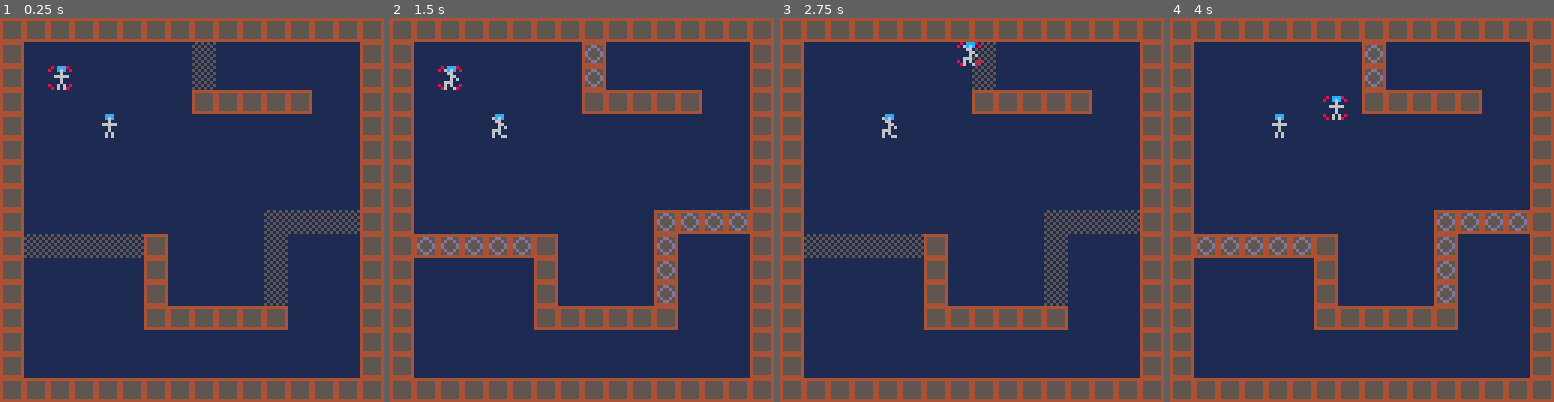
Above: before the commit, frames 1-4 (left to right).
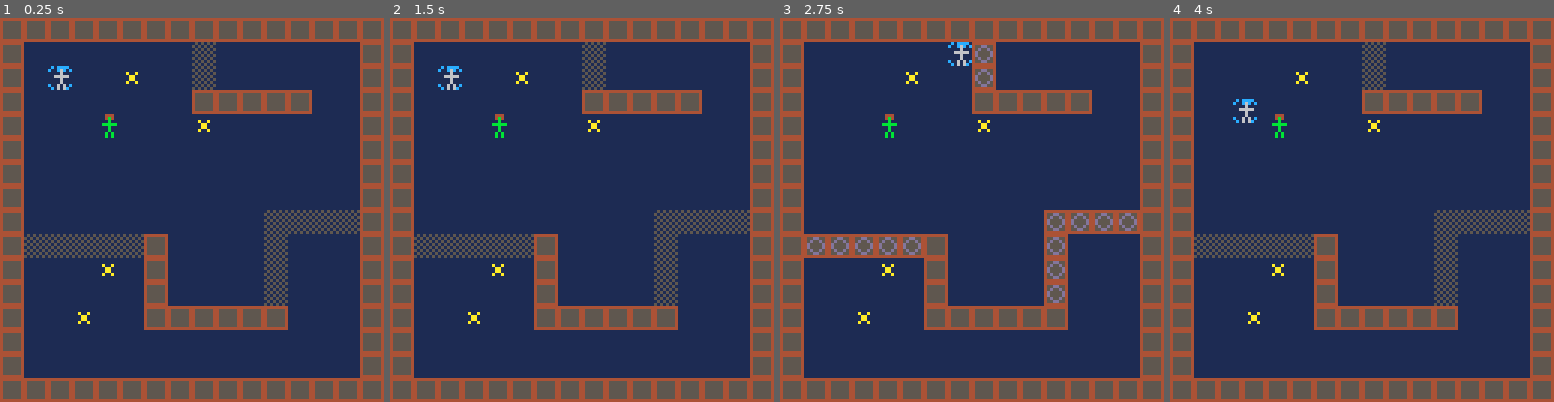
Above: after the commit, the same moments.

Repository: ErikLarsson82/pico-8
Game: PICO-8 cartridge chaser.p8
Same seed, same stepped clock (60 frames per second), same inputs: the game is played once before the commit and once after it.
Inputs:
- Up to frame 1 (0.25 s): no input
- Up to frame 2 (1.5 s): no input
- Up to frame 3 (2.75 s): hold Right 1.6-2.1 s; hold Up 2.15-2.42 s; hold Right from 2.47 s (still down)
- Up to frame 4 (4 s): release Right at 3.03 s; hold Left 3.08-3.58 s; hold Down 3.63-3.97 s

The runs differ from the first frame. In frame 1, 0.4% of the frame differs, in the area x 12-55%, y 12-80%; in frame 2, 4.9%; in frame 3, 5.0%; in frame 4, 5.1%, in the area x 6-94%, y 6-80%.

Commit message:
Timings and game balance

Diff:
--- a/chaser.p8
+++ b/chaser.p8
@@ -14,6 +14,11 @@
  add_player(0,16,16)
  add_player(1,32,32)
 
+ add_boost()
+ add_boost()
+ add_boost()
+ add_boost()
+
  han=0
  cooldown=0
 
@@ -41,7 +46,7 @@
  map(m*16)
 
  for p in all(players) do
- 	spr(16+p.f,p.x,p.y)
+ 	spr(16+(p.idx*2)+p.f,p.x,p.y)
 
 	 if han==p.idx then
 	  if cooldown==0 then
@@ -97,18 +102,30 @@
  p.bx=0
  p.by=0
  p.f=0
+ p.boost_timer=0
 
 	add(players, p)
 end
 
 function update_players()
  for p in all(players) do
-  p.f+=0.3
-  if p.f>2 then
-   p.f=0
-  end
-
-  local s=0.9
+
+  local is_han=p.idx==han
+
+  local cooldown_factor=1
+  if is_han and cooldown>0 then
+   cooldown_factor=0.1
+  end
+
+  local s=0.75
+  if p.boost_timer > 0 then
+  	s=2
+  	p.boost_timer-=1
+  end
+  if is_han then
+  	s=1
+  end
+
   local friction=0.7
 
   if btn(0,p.idx) then
@@ -127,8 +144,8 @@
   p.vx*=friction
   p.vy*=friction
 
-  local cx=p.x+p.vx
-  local cy=p.y+p.vy
+  local cx=p.x+p.vx*cooldown_factor
+  local cy=p.y+p.vy*cooldown_factor
 
   if collide(cx,p.y,0) then
   	p.vx=0
@@ -140,6 +157,35 @@
 	  p.vy=0
 	 else
  	 p.y=cy
+  end
+
+  local anim=(abs(p.vx)+abs(p.vy))/2
+  p.f+=mid(0,anim,1)
+  if p.f>=2 then
+   p.f=0
+  end
+
+
+  -- test against boosts
+  if not is_han and
+  		 collide(p.x,p.y,3) then
+  	p.boost_timer=15
+  	if fget(mget(c(p.x),c(p.y)),3) then
+  		mset(c(p.x),c(p.y),0)
+  		add_boost()
+  	end
+  	if fget(mget(c(p.x+7),c(p.y)),3) then
+  		mset(c(p.x+7),c(p.y),0)
+  		add_boost()
+  	end
+  	if fget(mget(c(p.x),c(p.y+7)),3) then
+  		mset(c(p.x),c(p.y+7),0)
+  		add_boost()
+  	end
+  	if fget(mget(c(p.x+7),c(p.y+7)),3) then
+  		mset(c(p.x+7),c(p.y+7),0)
+  		add_boost()
+  	end
   end
 
   if collide(p.x,p.y,1) and han==0 then
@@ -169,11 +215,6 @@
 
    p.x+=cos(a)*11.5
    p.y+=sin(a)*11.5
-   --print(cos(a)*14)
-   --print(sin(a)*14)
-   --print("a="..a)
-   print(mx.." "..my)
-   print(tx.." "..ty)
   end
   if p.idx==han then
    collide_han(p)
@@ -190,8 +231,9 @@
 
    if collision and not iscooling then
     sfx(0)
-    cooldown=30
+    cooldown=45
     han=p2.idx
+    p1.boost_timer=45
    end
   end
  end
@@ -202,8 +244,9 @@
 
 function tile_timer()
  t_timer+=1
-
- if t_timer==40 then
+ local t=100
+
+ if t_timer==t/2 then
   for tx=0,15 do
    for ty=0,15 do
   	 if fget(mget(tx,ty),2) then
@@ -212,7 +255,7 @@
   	end
   end
  end
- if t_timer==80 then
+ if t_timer==t then
   t_timer=0
   for tx=0,15 do
    for ty=0,15 do
@@ -223,25 +266,40 @@
   end
  end
 end
+-->8
+--boost
+
+function add_boost()
+	local x=0
+	local y=0
+	while collide(x*8,y*8,0) or
+							collide(x*8,y*8,1) or
+							collide(x*8,y*8,2) do
+	 x=rnd(15)
+	 y=rnd(15)
+	end
+	mset(x,y,10)
+end
+
 __gfx__
-00000000aaaaaaaa4444444477777777080000800c0000c000000000dddddddd0505050544444444000000000000000000000000000000000000000000000000
-00000000a00ee00a455555547002200780000008c000000c000bb000d222222d50505050455dd554000000000000000000000000000000000000000000000000
-00700700a0eeee0a4555555470222207000000000000000000333300d222222d0505050545d55d54000000000000000000000000000000000000000000000000
-00077000aeeeeeea455555547222222700000000000000000b3003b0d222222d505050504d5555d4000000000000000000000000000000000000000000000000
-00077000aeeeeeea455555547222222700000000000000000b3003b0d222222d050505054d5555d4000000000000000000000000000000000000000000000000
-00700700a0eeee0a4555555470222207000000000000000000333300d222222d5050505045d55d54000000000000000000000000000000000000000000000000
-00000000a00ee00a455555547002200780000008c000000c000bb000d222222d05050505455dd554000000000000000000000000000000000000000000000000
-00000000aaaaaaaa4444444477777777080000800c0000c000000000dddddddd5050505044444444000000000000000000000000000000000000000000000000
-000ccc00000ccc000000000000000000000000000000000000000000000000000000000000000000000000000000000000000000000000000000000000000000
-000c6c00006c6c000000000000000000000000000000000000000000000000000000000000000000000000000000000000000000000000000000000000000000
-00006000000660000000000000000000000000000000000000000000000000000000000000000000000000000000000000000000000000000000000000000000
-00666660000066000000000000000000000000000000000000000000000000000000000000000000000000000000000000000000000000000000000000000000
-00006000000060600000000000000000000000000000000000000000000000000000000000000000000000000000000000000000000000000000000000000000
-00006000006660000000000000000000000000000000000000000000000000000000000000000000000000000000000000000000000000000000000000000000
-00060600006060000000000000000000000000000000000000000000000000000000000000000000000000000000000000000000000000000000000000000000
-00060600006006600000000000000000000000000000000000000000000000000000000000000000000000000000000000000000000000000000000000000000
+00000000aaaaaaaa44444444777777770c0000c00800008000000000dddddddd0505050544444444000000000000000000000000000000000000000000000000
+00000000a00ee00a4555555470022007c000000c80000008000bb000d222222d50505050455dd554000000000000000000000000000000000000000000000000
+00700700a0eeee0a4555555470222207000000000000000000333300d222222d0505050545d55d5400a00a000000000000000000000000000000000000000000
+00077000aeeeeeea455555547222222700000000000000000b3003b0d222222d505050504d5555d4000aa0000000000000000000000000000000000000000000
+00077000aeeeeeea455555547222222700000000000000000b3003b0d222222d050505054d5555d4000aa0000000000000000000000000000000000000000000
+00700700a0eeee0a4555555470222207000000000000000000333300d222222d5050505045d55d5400a00a000000000000000000000000000000000000000000
+00000000a00ee00a4555555470022007c000000c80000008000bb000d222222d05050505455dd554000000000000000000000000000000000000000000000000
+00000000aaaaaaaa44444444777777770c0000c00800008000000000dddddddd5050505044444444000000000000000000000000000000000000000000000000
+000ccc00000ccc000004440000044400000000000000000000000000000000000000000000000000000000000000000000000000000000000000000000000000
+000c6c00006c6c000004b40000b4b400000000000000000000000000000000000000000000000000000000000000000000000000000000000000000000000000
+00006000000660000000b000000bb000000000000000000000000000000000000000000000000000000000000000000000000000000000000000000000000000
+006666600000660000bbbbb00000bb00000000000000000000000000000000000000000000000000000000000000000000000000000000000000000000000000
+00006000000060600000b0000000b0b0000000000000000000000000000000000000000000000000000000000000000000000000000000000000000000000000
+00006000006660000000b00000bbb000000000000000000000000000000000000000000000000000000000000000000000000000000000000000000000000000
+0006060000606000000b0b0000b0b000000000000000000000000000000000000000000000000000000000000000000000000000000000000000000000000000
+0006060000600660000b0b0000b00bb0000000000000000000000000000000000000000000000000000000000000000000000000000000000000000000000000
 __gff__
-0000010000000201040500000000000000000000000000000000000000000000000000000000000000000000000000000000000000000000000000000000000000000000000000000000000000000000000000000000000000000000000000000000000000000000000000000000000000000000000000000000000000000000
+0000010000000201040508000000000000000000000000000000000000000000000000000000000000000000000000000000000000000000000000000000000000000000000000000000000000000000000000000000000000000000000000000000000000000000000000000000000000000000000000000000000000000000
 0000000000000000000000000000000000000000000000000000000000000000000000000000000000000000000000000000000000000000000000000000000000000000000000000000000000000000000000000000000000000000000000000000000000000000000000000000000000000000000000000000000000000000
 __map__
 0202020202020202020202020202020202020202020202020202020202020202070707070707070707070707070707070000000000000000000000000000000000000000000000000000000000000000000000000000000000000000000000000000000000000000000000000000000000000000000000000000000000000000
